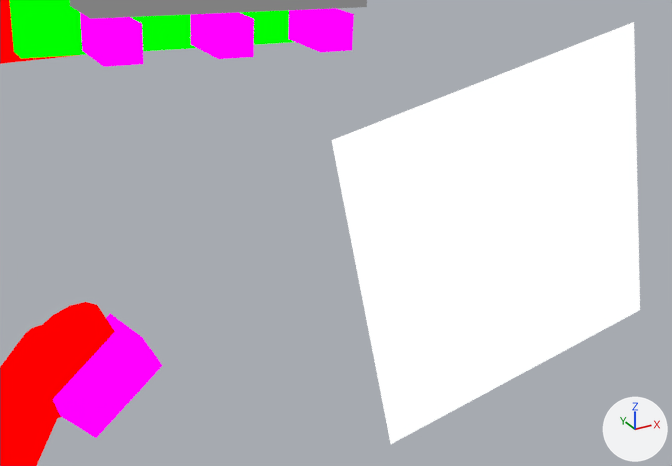
Renders of the Blender file assets-source/blender/motion/yutyrannus-dance.blend from each side of a commit.
One viewpoint serves both versions: a 50 mm lens placed at (71.15, -33.48, 37.6), pointed at (73.45, -29.3, 35.51). The lights are fixed; the arrows at lower right show +X, +Y and +Z. The older version comes first.

The older version as bpy lines, for what is in view:
```python
ob_dinotycoon_motion_yutyrannus_dance_finger2 = bpy.data.objects.new('DinoTycoon_Motion_yutyrannus_dance_finger2', me_dinotycoon_motion_yutyrannus_dance_sample_finger2)
ob_dinotycoon_motion_yutyrannus_dance_finger2.location = (0.0, 0.0, 0.0)
ob_dinotycoon_motion_yutyrannus_dance_palm = bpy.data.objects.new('DinoTycoon_Motion_yutyrannus_dance_palm', me_dinotycoon_motion_yutyrannus_dance_sample_palm)
ob_dinotycoon_motion_yutyrannus_dance_palm.location = (0.0, 0.0, 0.0)
ob_dinotycoon_motion_yutyrannus_dance_tooth0 = bpy.data.objects.new('DinoTycoon_Motion_yutyrannus_dance_tooth0', me_dinotycoon_motion_yutyrannus_dance_sample_tooth0)
ob_dinotycoon_motion_yutyrannus_dance_tooth0.location = (0.0, 0.0, 0.0)
# also in view: 'DinoTycoon_Motion_yutyrannus_dance_tooth1' at (80.56, -10.0, 32.48); 'DinoTycoon_Motion_yutyrannus_dance_finger0' at (76.06, -8.0, 21.11); 'DinoTycoon_Motion_yutyrannus_dance_tooth2' at (83.55, -10.0, 32.33); 'DinoTycoon_Motion_yutyrannus_dance_eye' at (74.1, -30.0, 35.61); 'DinoTycoon_Motion_yutyrannus_dance_head' at (75.75, -4.0, 35.37)
```
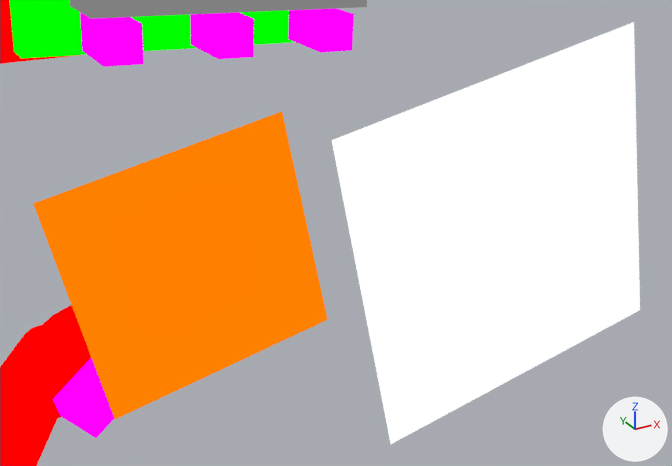
Edits to the scene script, one JSON object a line:
```json
{"op": "add", "block": "mat_dinotycoon_role_y", "code": ["mat_dinotycoon_role_y = emission_material('DinoTycoon_Role_Y')", "mat_dinotycoon_role_y.base_color = (1.0, 0.216, 0.0)  # orange #ff8000"]}
{"op": "add", "block": "me_dinotycoon_motion_yutyrannus_dance_sample_eye_white", "code": ["me_dinotycoon_motion_yutyrannus_dance_sample_eye_white = bpy.data.meshes.new('DinoTycoon_Motion_yutyrannus_dance_sample_eye_white')", "me_dinotycoon_motion_yutyrannus_dance_sample_eye_white.from_pydata([(71.9, -29.0, 35.88), (73.28, -29.0, 36.15), (73.55, -29.0, 34.78), (72.18, -29.0, 34.5), (71.9, -29.0, 35.88), (73.28, -29.0, 36.15), (73.55, -29.0, 34.78), (72.18, -29.0, 34.5)], [], [(3, 2, 1, 0), (4, 5, 6, 7), (0, 1, 5, 4), (1, 2, 6, 5), (2, 3, 7, 6), (3, 0, 4, 7)])", "me_dinotycoon_motion_yutyrannus_dance_sample_eye_white.materials.append(mat_dinotycoon_role_y)  # orange #ff8000"]}
{"op": "add", "block": "ob_dinotycoon_motion_yutyrannus_dance_eye_white", "code": ["ob_dinotycoon_motion_yutyrannus_dance_eye_white = bpy.data.objects.new('DinoTycoon_Motion_yutyrannus_dance_eye_white', me_dinotycoon_motion_yutyrannus_dance_sample_eye_white)", "ob_dinotycoon_motion_yutyrannus_dance_eye_white.location = (0.0, 0.0, 0.0)"]}
```

Boxes (x1, y1, x2, y2) around the edits, measured in the pictures (672 x 466 px):
```json
{"object": "DinoTycoon_Motion_yutyrannus_dance_eye_white", "change": "added", "after": [33, 112, 328, 419], "on screen": "orange"}
{"object": "DinoTycoon_Motion_yutyrannus_dance_finger2", "change": "unchanged, covered by the edit", "before": [98, 314, 163, 390]}
{"object": "DinoTycoon_Motion_yutyrannus_dance_finger1", "change": "unchanged, covered by the edit", "before": [75, 351, 140, 414], "after": [75, 358, 111, 409]}
```
